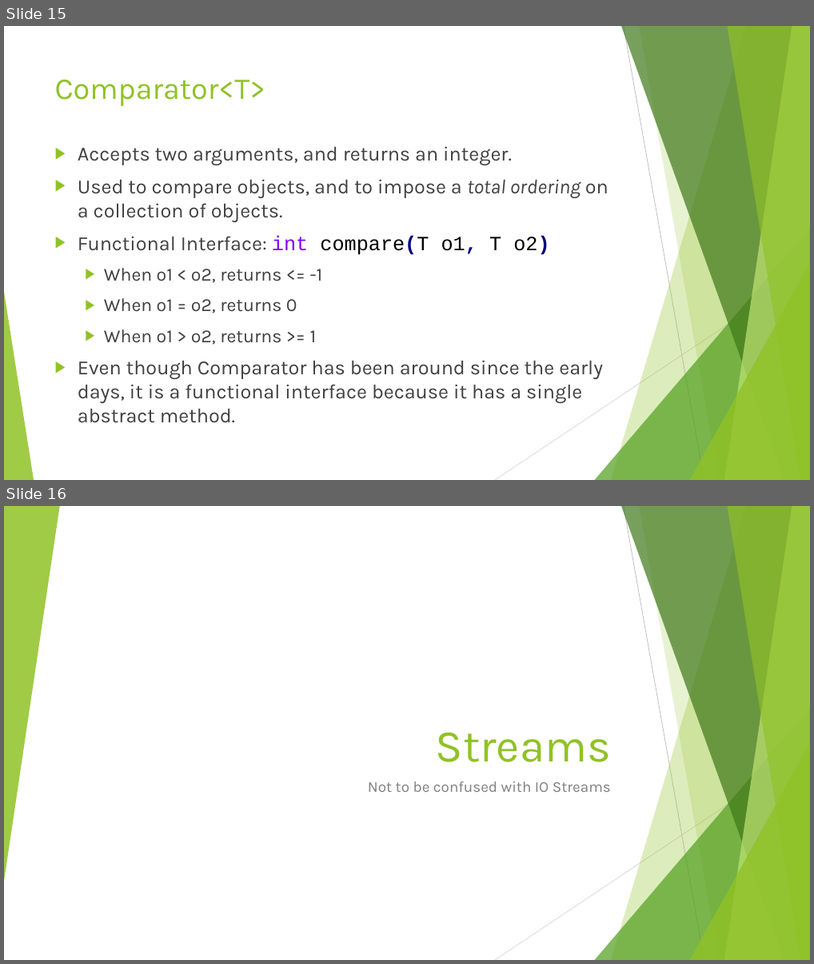
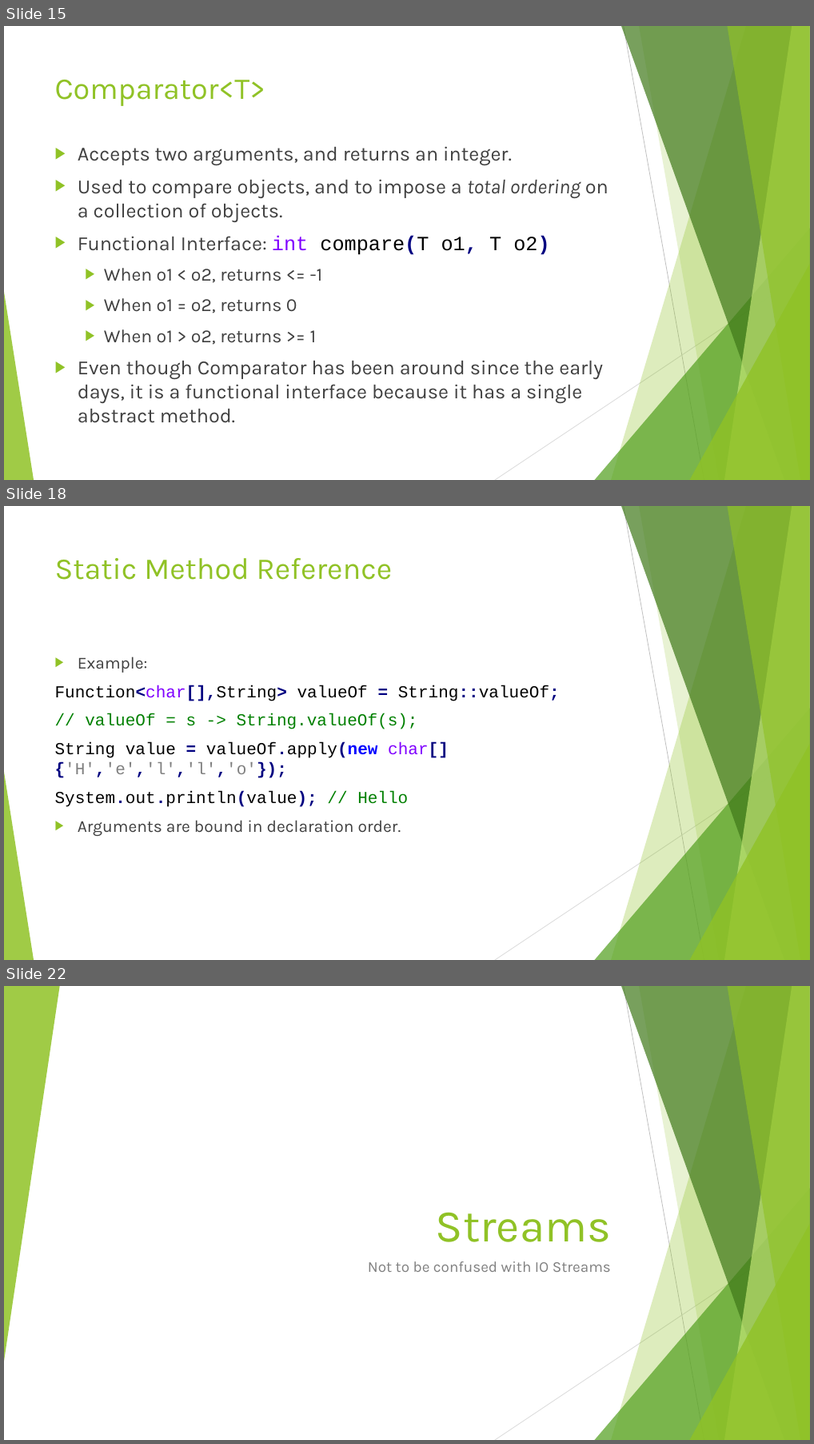
Before and after one commit to RichardRoda/2017-CodePaLOUsa-Lambda, a slide deck: Learning to Love the Lambda in the Stream.pptx. Shown one above the other, each under a label of ours: slides 15 and 16 before the commit, slides 15, 18 and 22 after it; the slides between them are not shown. The pictures are 814x964 and 814x1444 pixels, drawn with LibreOffice and Linux fonts; fonts in the diff are those of the drawing. Boxes give left, top, right and bottom in pixels: in the first picture for what was removed or moved away, otherwise in the second. Text is boxed around its words. In the diff, an @@ line names an element or a change of style, - is before the commit and + after.

```diff
--- a/Learning to Love the Lambda in the Stream.pptx
+++ b/Learning to Love the Lambda in the Stream.pptx
@@ slide 18 added at bbox=[4, 506, 810, 960], background #FFFFFF; not listed: 10 template elements that a slide beside it also shows @@
@@ title added at bbox=[55, 558, 393, 580], 36 pt, text #90C226 @@
+Static Method Reference
@@ text added at bbox=[55, 656, 560, 836], 20 pt, text #000000 @@
+▶ Example:
+Function<char[],String> valueOf = String::valueOf;
+// valueOf = s -> String.valueOf(s);
+String value = valueOf.apply(new char[] {'H','e','l','l','o'});
+System.out.println(value); // Hello
+▶ Arguments are bound in declaration order.
@@ what was slide 16 is now slide 22 @@
```
Also in this commit, not shown: 7 slides changed, 6 other slides added, 2 other files.
